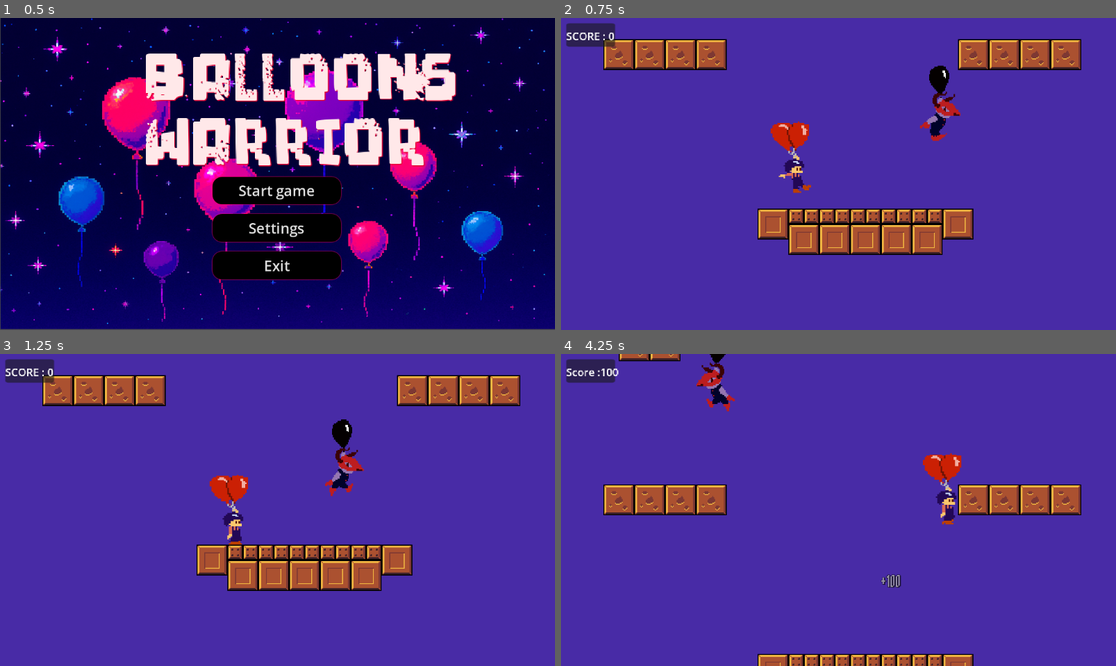
Above: before the commit, frames 1-4 (two rows, left to right).
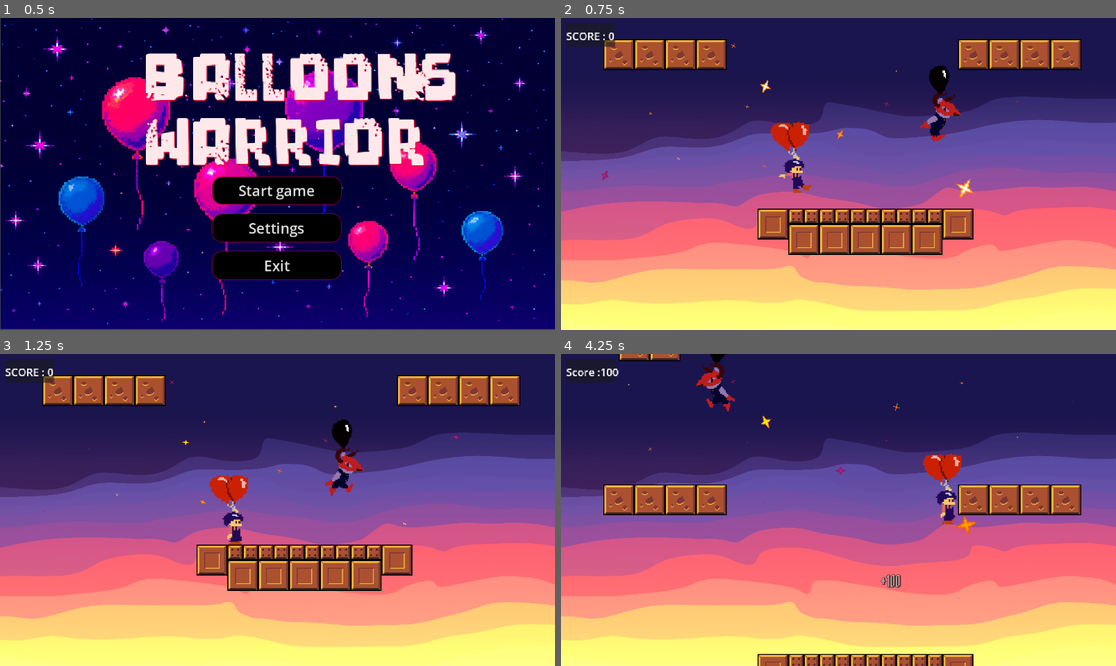
Above: after the commit, the same moments.

Repository: ifrit653/ballon-warrior
Game: Godot game, scene res://Scenes/main menu/main_menu.tscn
Two runs of this game, one before a commit and one after it. Both use one fixed random seed, a clock stepped at 60 frames per second and the inputs below.
Inputs:
- Up to frame 1 (0.5 s): no input
- Up to frame 2 (0.75 s): click "Start game" at 0.5 s
- Up to frame 3 (1.25 s): no input
- Up to frame 4 (4.25 s): tap Enter (ui_accept) at 1.25, 1.52, 1.82, 2.27, 2.57, 3.77, 4.07 s; hold Right (ui_right) 1.28-2.78 s; hold Left (ui_left) 2.78-3.53 s; hold Right (ui_right) from 3.53 s (still down)

Frame 1 is identical in both runs. In frame 2, 89% of the frame differs, in the area x 0-100%, y 0-100%; in frame 3, 89%; in frame 4, 93%.

Commit message:
add background image and shining stars

Diff:
--- a/Scenes/main_test.tscn
+++ b/Scenes/main_test.tscn
@@ -1,6 +1,9 @@
-[gd_scene load_steps=10 format=4 uid="uid://c4talvvxr188x"]
+[gd_scene load_steps=18 format=4 uid="uid://c4talvvxr188x"]
 
 [ext_resource type="PackedScene" uid="uid://b4bjra2c66cbv" path="res://Scenes/ArcadeLevel.tscn" id="1_iflb3"]
+[ext_resource type="Texture2D" uid="uid://dqt4w6sxj8ly0" path="res://Assets/purple sky.jpg" id="1_yh4u3"]
+[ext_resource type="Script" uid="uid://is42pfo5wi23" path="res://Scripts/stars.gd" id="2_dpebp"]
+[ext_resource type="Texture2D" uid="uid://b5g83b4u1cbfp" path="res://Assets/S001_nyknck.png" id="2_mx8ng"]
 [ext_resource type="PackedScene" uid="uid://c0rippb2kf5gm" path="res://Scenes/character_body_2d.tscn" id="2_yh4u3"]
 [ext_resource type="Script" uid="uid://b8st6vfa6fu8f" path="res://Scripts/camera_2d.gd" id="3_mx8ng"]
 [ext_resource type="PackedScene" uid="uid://c7paumlswgor8" path="res://Scenes/killzone.tscn" id="5_0xk2i"]
@@ -9,6 +12,42 @@
 [ext_resource type="AudioStream" uid="uid://csboujqg34f0t" path="res://music/Balloon start riding 1.wav" id="8_1klhd"]
 [ext_resource type="PackedScene" uid="uid://bbw5n435b4tgq" path="res://Scenes/enemy.tscn" id="9_lfr2x"]
 
+[sub_resource type="AtlasTexture" id="AtlasTexture_dpebp"]
+atlas = ExtResource("2_mx8ng")
+region = Rect2(0, 0, 32, 32)
+
+[sub_resource type="AtlasTexture" id="AtlasTexture_0xk2i"]
+atlas = ExtResource("2_mx8ng")
+region = Rect2(32, 0, 32, 32)
+
+[sub_resource type="AtlasTexture" id="AtlasTexture_hinp3"]
+atlas = ExtResource("2_mx8ng")
+region = Rect2(64, 0, 32, 32)
+
+[sub_resource type="AtlasTexture" id="AtlasTexture_84i4k"]
+atlas = ExtResource("2_mx8ng")
+region = Rect2(96, 0, 32, 32)
+
+[sub_resource type="SpriteFrames" id="SpriteFrames_1klhd"]
+animations = [{
+"frames": [{
+"duration": 1.0,
+"texture": SubResource("AtlasTexture_dpebp")
+}, {
+"duration": 1.0,
+"texture": SubResource("AtlasTexture_0xk2i")
+}, {
+"duration": 1.0,
+"texture": SubResource("AtlasTexture_hinp3")
+}, {
+"duration": 1.0,
+"texture": SubResource("AtlasTexture_84i4k")
+}],
+"loop": true,
+"name": &"default",
+"speed": 5.0
+}]
+
 [sub_resource type="WorldBoundaryShape2D" id="WorldBoundaryShape2D_21xkr"]
 
 [node name="Game" type="Node"]
@@ -16,13 +55,170 @@
 [node name="CanvasLayer" type="CanvasLayer" parent="."]
 layer = -1
 
-[node name="ColorRect" type="ColorRect" parent="CanvasLayer"]
-offset_left = -8812.0
-offset_top = -5241.0
-offset_right = -5045.0
-offset_bottom = -2122.0
-scale = Vector2(72.9238, 4.13472)
-color = Color(0.280377, 0.168758, 0.649511, 1)
+[node name="TextureRect" type="TextureRect" parent="CanvasLayer"]
+offset_left = -144.0
+offset_top = -18.0
+offset_right = 2256.0
+offset_bottom = 2005.0
+scale = Vector2(0.591182, 0.371112)
+texture = ExtResource("1_yh4u3")
+
+[node name="Node" type="Node" parent="CanvasLayer"]
+script = ExtResource("2_dpebp")
+
+[node name="star2" type="AnimatedSprite2D" parent="CanvasLayer/Node"]
+position = Vector2(697, 110)
+scale = Vector2(1.31306, 1.39801)
+sprite_frames = SubResource("SpriteFrames_1klhd")
+autoplay = "default"
+frame_progress = 0.982725
+speed_scale = 2.0
+
+[node name="star7" type="AnimatedSprite2D" parent="CanvasLayer/Node"]
+position = Vector2(675, 179)
+scale = Vector2(1, 1)
+sprite_frames = SubResource("SpriteFrames_1klhd")
+autoplay = "default"
+frame_progress = 0.495909
+speed_scale = 1.5
+
+[node name="star3" type="AnimatedSprite2D" parent="CanvasLayer/Node"]
+position = Vector2(92, 327)
+sprite_frames = SubResource("SpriteFrames_1klhd")
+autoplay = "default"
+frame_progress = 0.495909
+speed_scale = 0.5
+
+[node name="star12" type="AnimatedSprite2D" parent="CanvasLayer/Node"]
+position = Vector2(1195, 71)
+scale = Vector2(0.658821, 0.677726)
+sprite_frames = SubResource("SpriteFrames_1klhd")
+autoplay = "default"
+frame_progress = 0.778125
+speed_scale = 1.3
+
+[node name="star11" type="AnimatedSprite2D" parent="CanvasLayer/Node"]
+position = Vector2(1205, 24)
+scale = Vector2(0.658821, 0.677726)
+sprite_frames = SubResource("SpriteFrames_1klhd")
+autoplay = "default"
+frame_progress = 0.778125
+speed_scale = 1.6
+
+[node name="star10" type="AnimatedSprite2D" parent="CanvasLayer/Node"]
+position = Vector2(947, 173)
+scale = Vector2(0.658821, 0.677726)
+sprite_frames = SubResource("SpriteFrames_1klhd")
+autoplay = "default"
+frame_progress = 0.778125
+
+[node name="star9" type="AnimatedSprite2D" parent="CanvasLayer/Node"]
+position = Vector2(386, 184)
+scale = Vector2(0.658821, 0.677726)
+sprite_frames = SubResource("SpriteFrames_1klhd")
+autoplay = "default"
+frame_progress = 0.778125
+speed_scale = 1.2
+
+[node name="star8" type="AnimatedSprite2D" parent="CanvasLayer/Node"]
+position = Vector2(832, 61)
+scale = Vector2(0.658821, 0.677726)
+sprite_frames = SubResource("SpriteFrames_1klhd")
+autoplay = "default"
+frame_progress = 0.778125
+speed_scale = 0.7
+
+[node name="star20" type="AnimatedSprite2D" parent="CanvasLayer/Node"]
+position = Vector2(243, 292)
+scale = Vector2(0.658821, 0.677726)
+sprite_frames = SubResource("SpriteFrames_1klhd")
+autoplay = "default"
+frame_progress = 0.778125
+speed_scale = 1.3
+
+[node name="star1" type="AnimatedSprite2D" parent="CanvasLayer/Node"]
+position = Vector2(357, 58)
+sprite_frames = SubResource("SpriteFrames_1klhd")
+autoplay = "default"
+frame_progress = 0.119724
+speed_scale = 1.6
+
+[node name="star15" type="AnimatedSprite2D" parent="CanvasLayer/Node"]
+position = Vector2(580, 242)
+sprite_frames = SubResource("SpriteFrames_1klhd")
+autoplay = "default"
+frame_progress = 0.412915
+speed_scale = 0.2
+
+[node name="star16" type="AnimatedSprite2D" parent="CanvasLayer/Node"]
+position = Vector2(140, 64)
+sprite_frames = SubResource("SpriteFrames_1klhd")
+autoplay = "default"
+frame_progress = 0.412915
+speed_scale = 0.8
+
+[node name="star5" type="AnimatedSprite2D" parent="CanvasLayer/Node"]
+position = Vector2(425, 142)
+scale = Vector2(1.39029, 1.30167)
+sprite_frames = SubResource("SpriteFrames_1klhd")
+autoplay = "default"
+frame_progress = 0.00215088
+speed_scale = 1.1
+
+[node name="star6" type="AnimatedSprite2D" parent="CanvasLayer/Node"]
+position = Vector2(-81, 146)
+scale = Vector2(2.44851, 1.89922)
+sprite_frames = SubResource("SpriteFrames_1klhd")
+autoplay = "default"
+frame_progress = 0.00215088
+speed_scale = 1.4
+
+[node name="star13" type="AnimatedSprite2D" parent="CanvasLayer/Node"]
+position = Vector2(1185, 277)
+scale = Vector2(2.44851, 1.89922)
+sprite_frames = SubResource("SpriteFrames_1klhd")
+autoplay = "default"
+frame_progress = 0.00215088
+speed_scale = 0.9
+
+[node name="star14" type="AnimatedSprite2D" parent="CanvasLayer/Node"]
+position = Vector2(840, 354)
+scale = Vector2(2.44851, 1.89922)
+sprite_frames = SubResource("SpriteFrames_1klhd")
+autoplay = "default"
+frame_progress = 0.00215088
+speed_scale = 0.7
+
+[node name="star4" type="AnimatedSprite2D" parent="CanvasLayer/Node"]
+position = Vector2(1062, 99)
+scale = Vector2(0.658821, 0.677726)
+sprite_frames = SubResource("SpriteFrames_1klhd")
+autoplay = "default"
+frame_progress = 0.778125
+speed_scale = 1.7
+
+[node name="star17" type="AnimatedSprite2D" parent="CanvasLayer/Node"]
+position = Vector2(-33, 222)
+scale = Vector2(0.658821, 0.677726)
+sprite_frames = SubResource("SpriteFrames_1klhd")
+autoplay = "default"
+frame_progress = 0.778125
+speed_scale = 1.2
+
+[node name="star18" type="AnimatedSprite2D" parent="CanvasLayer/Node"]
+position = Vector2(421, 308)
+scale = Vector2(0.658821, 0.677726)
+sprite_frames = SubResource("SpriteFrames_1klhd")
+autoplay = "default"
+frame_progress = 0.778125
+
+[node name="star19" type="AnimatedSprite2D" parent="CanvasLayer/Node"]
+position = Vector2(185, 198)
+scale = Vector2(0.658821, 0.677726)
+sprite_frames = SubResource("SpriteFrames_1klhd")
+autoplay = "default"
+frame_progress = 0.778125
+speed_scale = 0.9
 
 [node name="ArcadeLevel" parent="." instance=ExtResource("1_iflb3")]
 
--- /dev/null
+++ b/Scripts/stars.gd
@@ -0,0 +1,70 @@
+# Alternative approach: Manage all stars from the parent script
+# This avoids the runtime script application issues
+
+extends Node
+
+# Colors array
+var colors = [
+	Color.PURPLE,
+	Color.ORANGE,
+	Color.YELLOW,
+	Color.WHITE,
+]
+
+# All your star references
+@onready var stars = [
+	$star1, $star2, $star3, $star4, $star5,
+	$star6, $star7, $star8, $star9, $star10,
+	$star11, $star12, $star13, $star14, $star15,
+	$star16, $star17, $star18, $star19, $star20
+]
+
+# Individual timers and settings for each star
+var star_data = []
+var rng = RandomNumberGenerator.new()
+
+func _ready():
+	rng.randomize()
+
+	# Initialize data for each star
+	for i in range(stars.size()):
+		star_data.append({
+			"color_timer": rng.randf() * 5.0,  # Random start time
+			"color_interval": 5.0,
+			"rotation_speed": 140.0 + rng.randf() * 60.0,  # 90-150 degrees/sec
+			"star": stars[i]
+		})
+
+		# Set initial random color
+		set_random_color(i)
+
+	print("Initialized ", stars.size(), " stars")
+
+func _process(delta):
+	# Update each star individually
+	for i in range(star_data.size()):
+		var data = star_data[i]
+		var star = data.star
+
+		if not star:
+			continue
+
+		# Handle rotation
+		star.rotation_degrees += data.rotation_speed * delta
+
+		# Handle color change
+		data.color_timer += delta
+		if data.color_timer >= data.color_interval:
+			set_random_color(i)
+			data.color_timer = 0.0
+
+func set_random_color(star_index: int):
+	if star_index >= star_data.size():
+		return
+
+	var star = star_data[star_index].star
+	if not star:
+		return
+
+	var random_index = rng.randi() % colors.size()
+	star.modulate = colors[random_index]
--- /dev/null
+++ b/Scripts/stars_colors.gd
@@ -0,0 +1,72 @@
+# stars_colors.gd
+# Script for AnimatedSprite2D nodes applied at runtime
+
+extends AnimatedSprite2D
+
+# Color array
+var colors = [
+	Color.PURPLE,
+	Color.RED,
+	Color.ORANGE,
+	Color.YELLOW,
+	Color.WHITE,
+	Color.BLUE
+]
+
+# Settings
+@export var color_change_interval: float = 5.0
+@export var rotation_speed: float = 90.0
+
+# Internal variables
+var color_timer = 0.0
+var rng = RandomNumberGenerator.new()
+var initialized = false
+
+func _ready():
+	# Check if we can access node properties
+	if not initialized:
+		initialize_script()
+
+func initialize_script():
+	print("Initializing script for: ", name)
+
+	# Initialize random generator
+	rng.randomize()
+
+	# Randomize the initial color timer so stars don't all change at once
+	color_timer = rng.randf() * color_change_interval
+
+	# Set initial random color
+	change_to_random_color()
+
+	# Mark as initialized
+	initialized = true
+
+func _process(delta):
+	# Make sure script is initialized
+	if not initialized:
+		initialize_script()
+		return
+
+	# Handle rotation - use rotation instead of rotation_degrees for reliability
+	rotation += deg_to_rad(rotation_speed) * delta
+
+	# Handle color change timer
+	color_timer += delta
+	if color_timer >= color_change_interval:
+		change_to_random_color()
+		color_timer = 0.0
+
+func change_to_random_color():
+	if colors.size() == 0:
+		return
+
+	# Get a random color
+	var random_index = rng.randi() % colors.size()
+	var new_color = colors[random_index]
+
+	# Apply the color
+	modulate = new_color
+
+	# Optional: Add some randomization to the next color change interval
+	color_timer = -rng.randf() * 1.0  # Up to 1 second variation
Binary file added: Assets/S001_nyknck.png
Not shown, added: Assets/S001_nyknck.png.import
Binary file added: Assets/purple sky.jpg
Not shown, added: Assets/purple sky.jpg.import
Not shown, added: Scripts/stars.gd.uid
Not shown, added: Scripts/stars_colors.gd.uid
